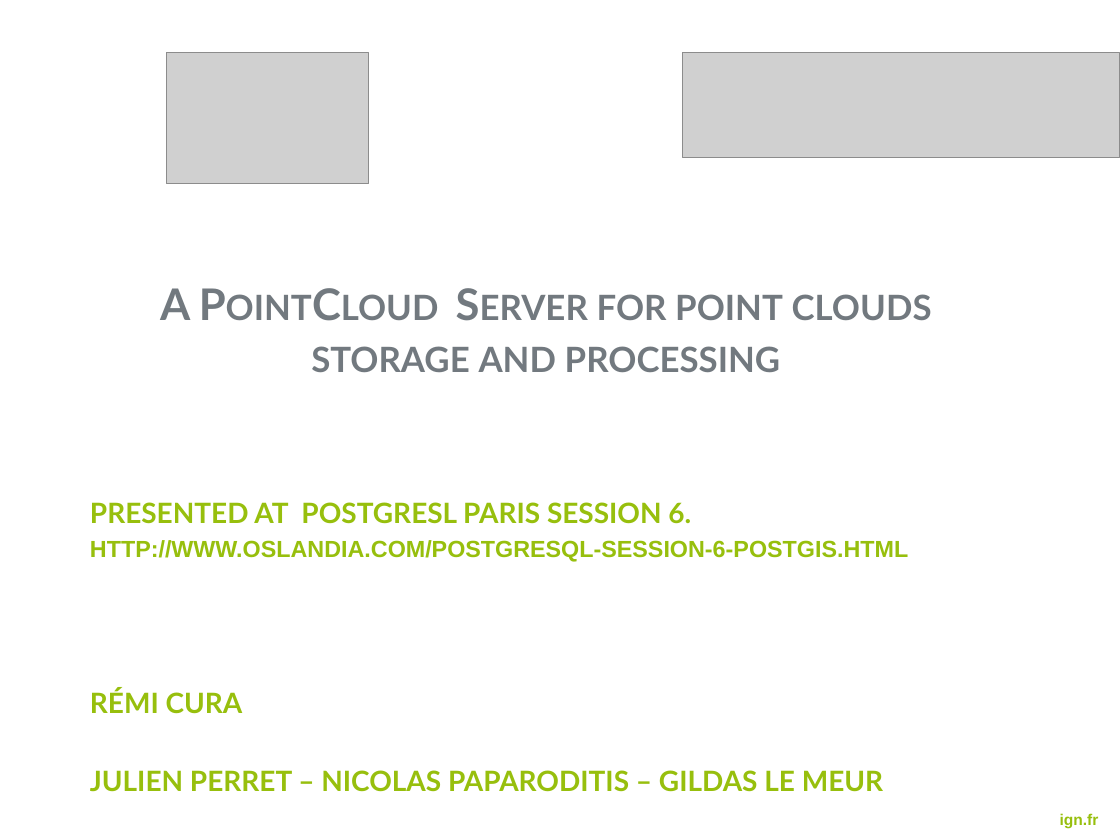
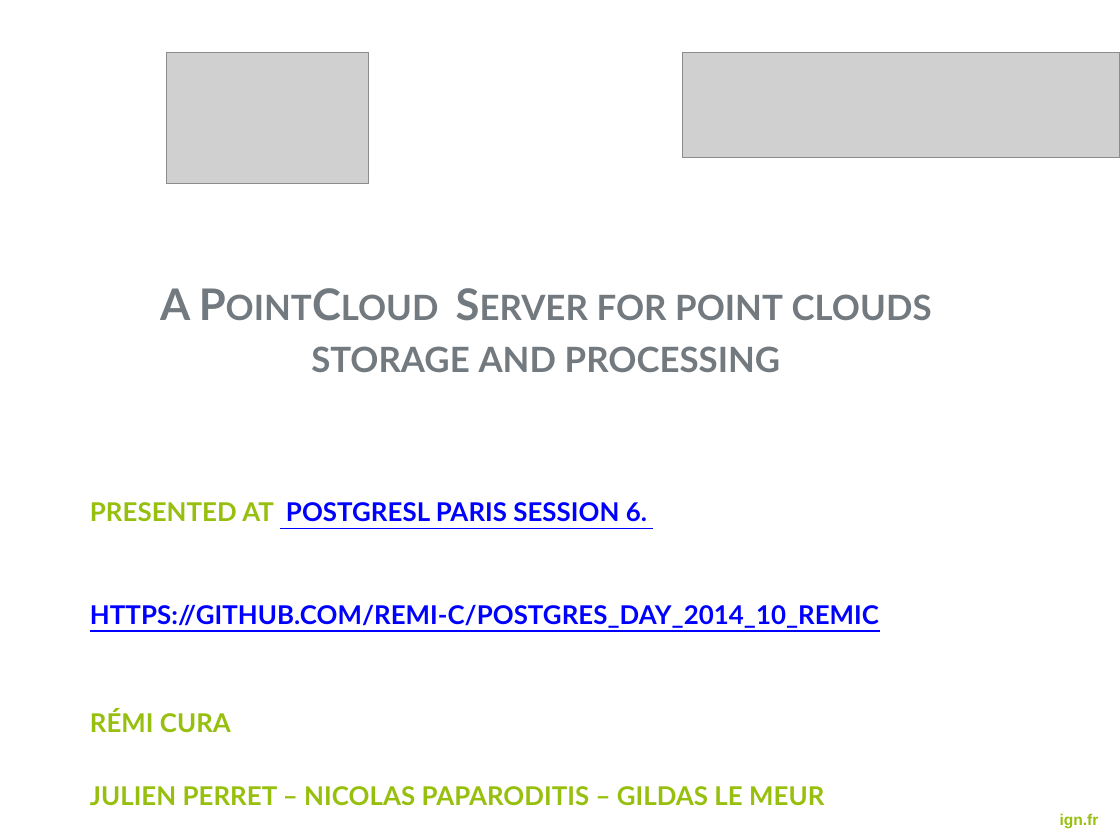
Before and after one commit to Remi-C/Postgres_Day_2014_10_RemiC, a slide deck: slide 1 of presentation/presentation_RCura.pptx. Drawn at 1120x840 pixels with LibreOffice and Linux fonts; fonts in the diff are those of the drawing; grey boxes stand for pictures; background and template pictures are left out. Boxes give left, top, right and bottom in pixels: in the first picture for what was removed or moved away, otherwise in the second. Text is boxed around its words. In the diff, an @@ line names an element or a change of style, - is before the commit and + after.

```diff
--- a/presentation/presentation_RCura.pptx
+++ b/presentation/presentation_RCura.pptx
@@ subtitle at (90,502,824,806): size 18 to 16.6 pt in "PRESENTED AT POSTGRESL PARIS SESSION 6.", "RÉMI CURA", "JULIEN PERRET – NICOLAS PAPARODITIS – GILDAS ..."; text colour #97BF0D to #0000FF, underline on in "POSTGRESL PARIS SESSION 6." @@
@@ subtitle at (90,604,879,628): text changed; size 15 to 16.6 pt; font Arial to Lato; text colour #97BF0D to #0000FF @@
-HTTP://WWW.OSLANDIA.COM/POSTGRESQL-SESSION-6-POSTGIS.HTML
+HTTPS://GITHUB.COM/REMI-C/POSTGRES_DAY_2014_10_REMIC
```
Also in this commit, not shown: 2 other slides changed, 1 slide added.
